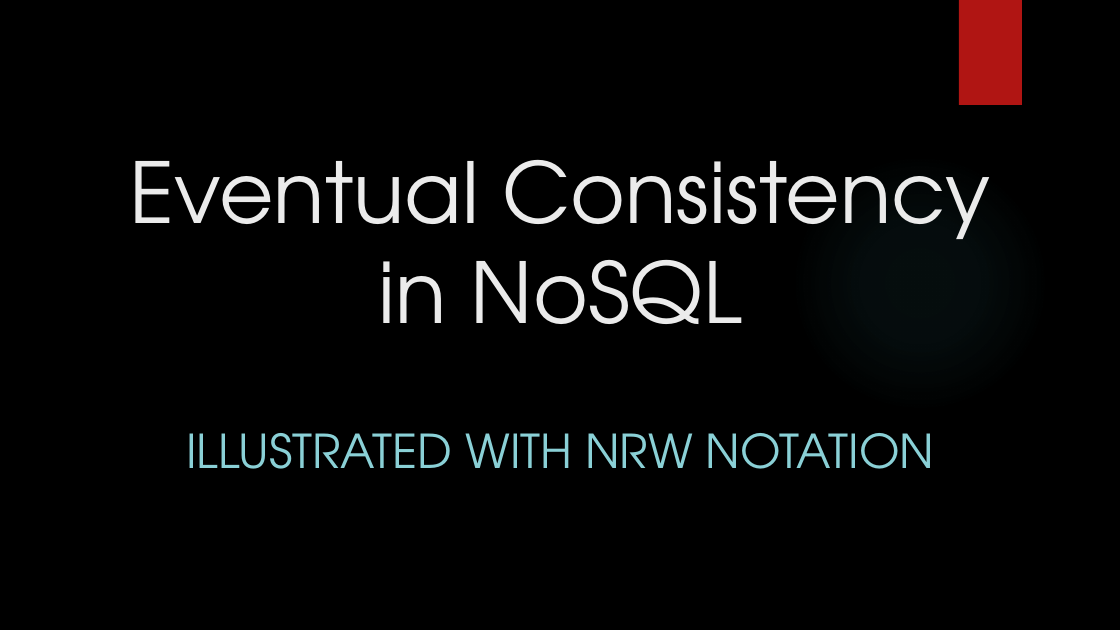
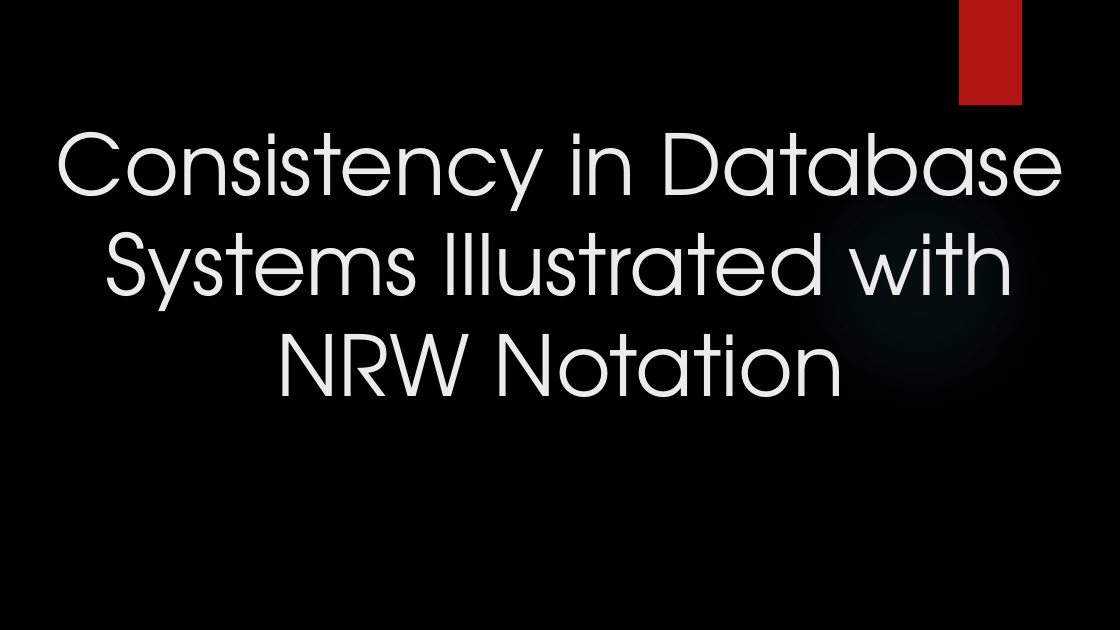
Before and after one commit to MaxWOU/cs364pptx, a slide deck: slide 1 of group6slidshow.pptx. Drawn at 1120x630 pixels with LibreOffice and Linux fonts; fonts in the diff are those of the drawing; background and template pictures are left out. Boxes give left, top, right and bottom in pixels: in the first picture for what was removed or moved away, otherwise in the second. Text is boxed around its words. In the diff, an @@ line names an element or a change of style, - is before the commit and + after.

```diff
--- a/group6slidshow.pptx
+++ b/group6slidshow.pptx
@@ title at box(56, 132, 1064, 397): text changed @@
-Eventual Consistency in NoSQL
+Consistency in Database Systems Illustrated with NRW Notation
@@ text removed at box(186, 433, 935, 469) @@
-ILLUSTRATED WITH NRW NOTATION
```
Also in this commit, not shown: 3 other slides changed, 1 slide added.
